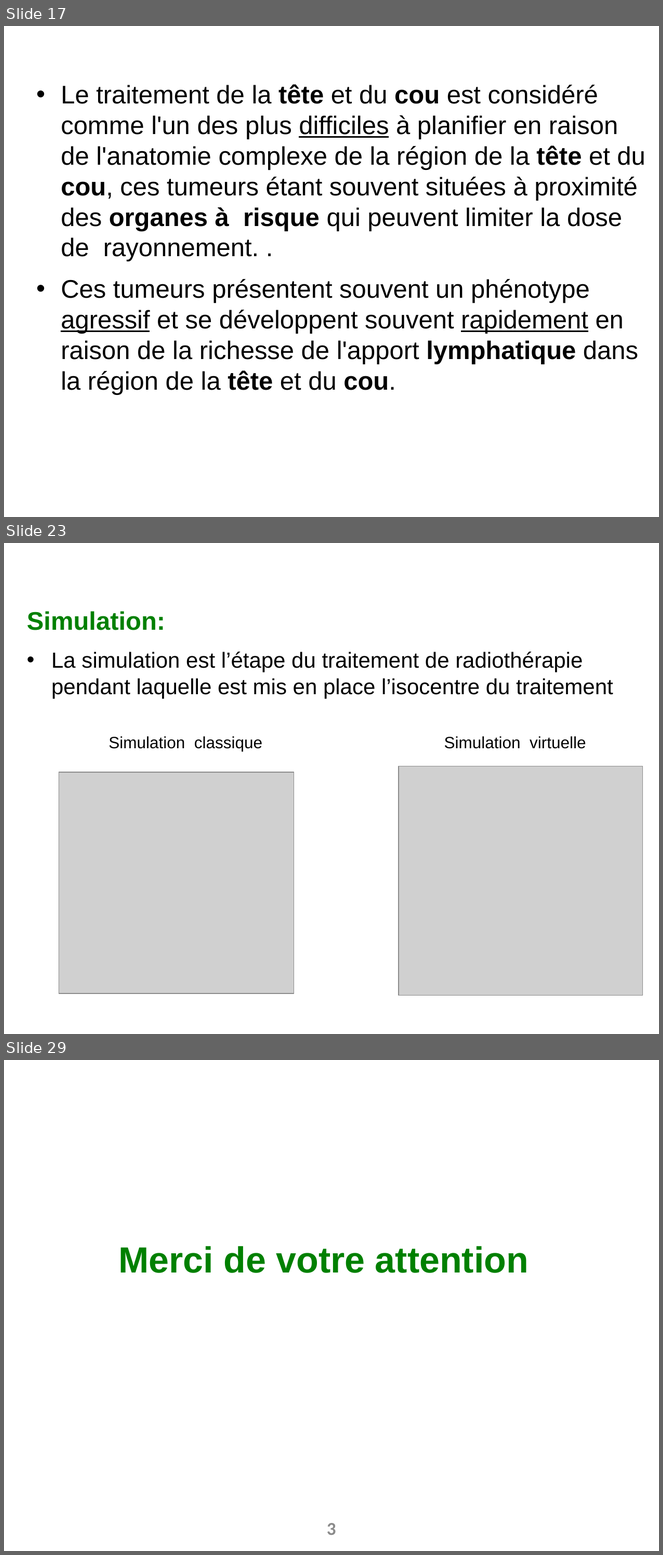
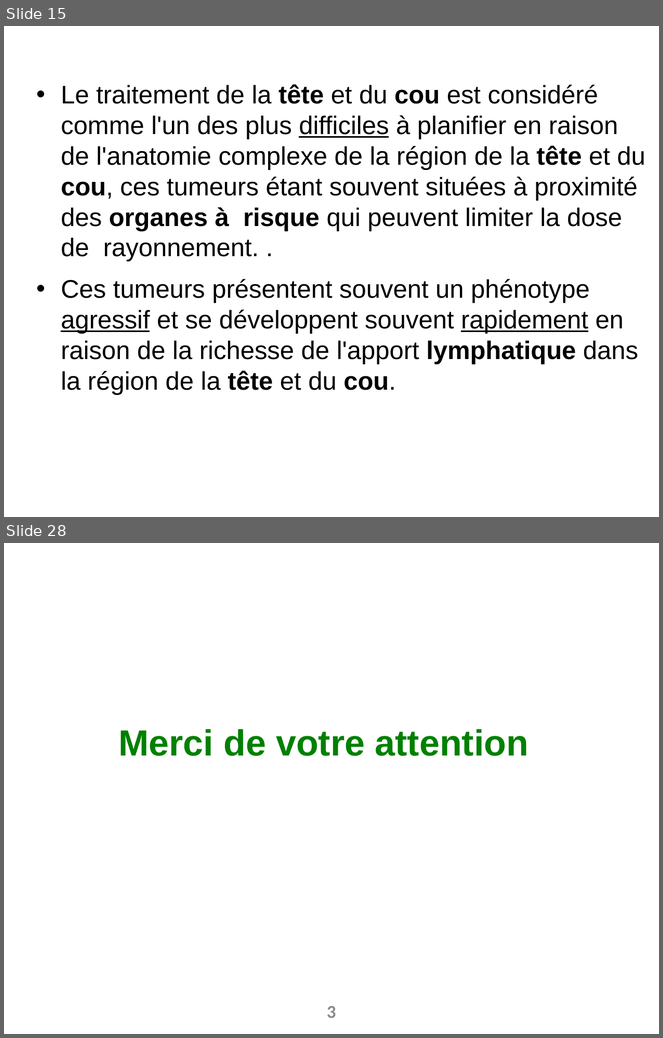
Before and after one commit to ay-learn/RT-ORL, a slide deck: power-point/biophysique.pptx. Shown one above the other, each under a label of ours: slides 17, 23 and 29 before the commit, slides 15 and 28 after it; the slides between them are not shown. The pictures are 663x1555 and 663x1038 pixels, drawn with LibreOffice and Linux fonts; fonts in the diff are those of the drawing; grey boxes stand for pictures; background and template pictures are left out. Boxes give left, top, right and bottom in pixels: in the first picture for what was removed or moved away, otherwise in the second. Text is boxed around its words. In the diff, an @@ line names an element or a change of style, - is before the commit and + after.

```diff
--- a/power-point/biophysique.pptx
+++ b/power-point/biophysique.pptx
@@ slide 23 removed at box(4, 543, 659, 1034), background picture (left out) @@
@@ text removed at box(27, 611, 613, 698) @@
-Simulation:
-• La simulation est l’étape du traitement de radiothérapie pendant laquelle est mis en place l’isocentre du traitement
@@ text removed at box(109, 736, 586, 752) @@
-Simulation classique Simulation virtuelle
@@ picture removed at box(59, 772, 294, 994) @@
@@ picture removed at box(399, 767, 643, 996) @@
@@ what was slide 17 is now slide 15 @@
@@ what was slide 29 is now slide 28 @@
```
Also in this commit, not shown: 13 slides changed, 1 slide added, 1 other slide removed.
